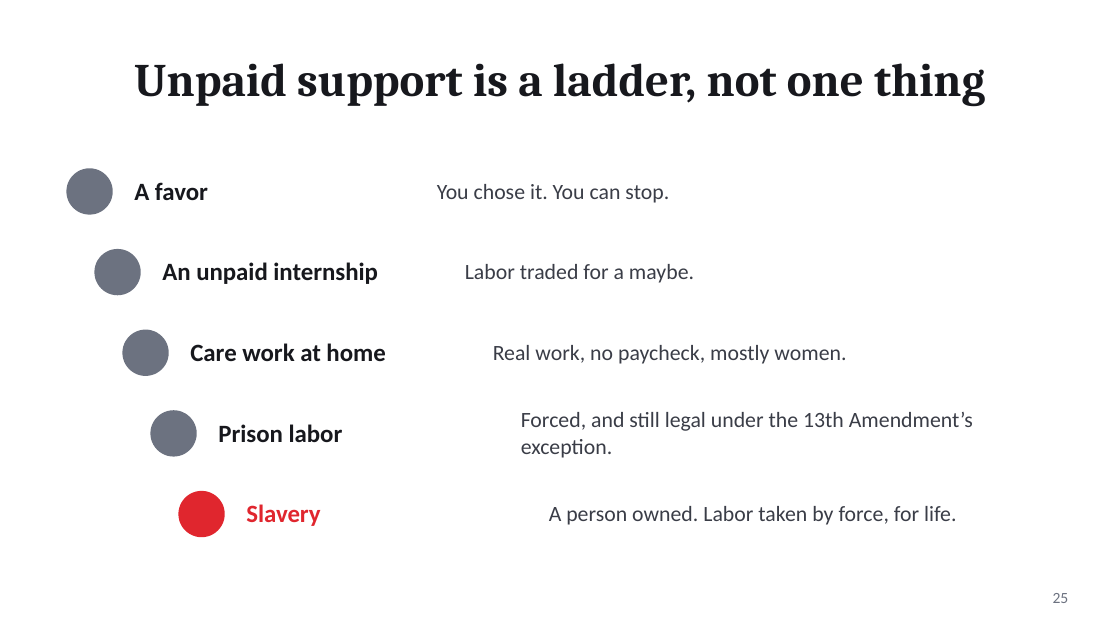
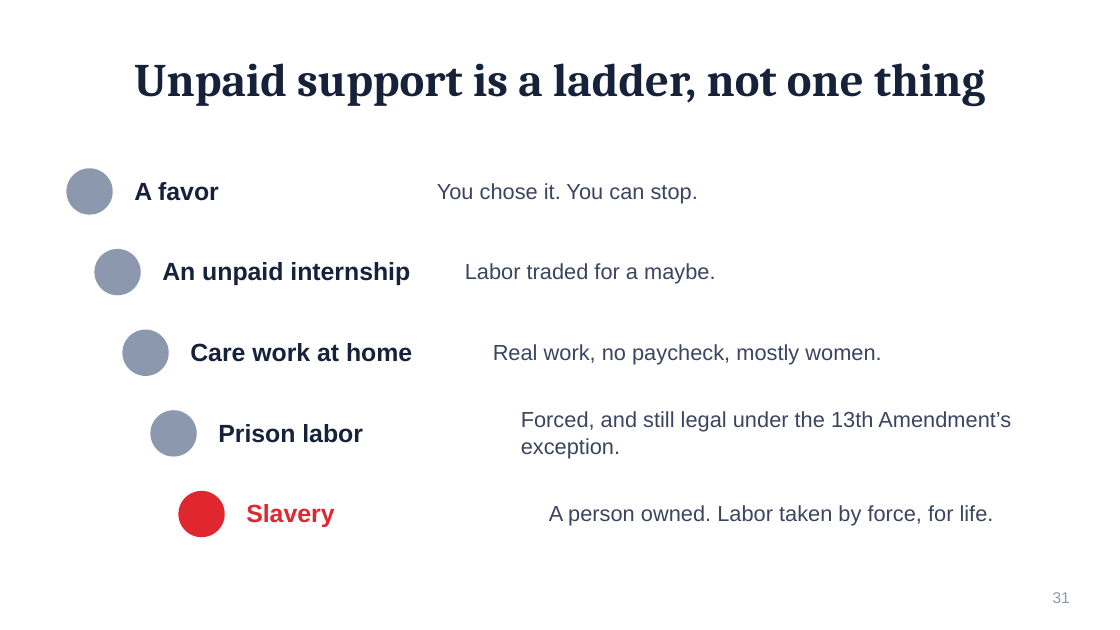
Before and after one commit to asaaab/asaaab.com, a slide deck: slide 31 of whimzmaxx/decks/The-Diary.pptx (slide 25 before the commit). Drawn at 1120x630 pixels with LibreOffice and Linux fonts; fonts in the diff are those of the drawing. Boxes give left, top, right and bottom in pixels: in the first picture for what was removed or moved away, otherwise in the second. Text is boxed around its words. In the diff, an @@ line names an element or a change of style, - is before the commit and + after.

```diff
--- a/whimzmaxx/decks/The-Diary.pptx
+++ b/whimzmaxx/decks/The-Diary.pptx
@@ title "Unpaid support is a ladder, ..." at (134, 63, 985, 107): text colour #17181D to #16213A @@
@@ fill #6C7280 to #8C98AE; outline #6C7280 1 pt to #8C98AE 1 pt in 4 elements at (67, 169, 112, 214), (95, 250, 140, 295), (123, 330, 168, 375), (151, 411, 196, 456) @@
@@ font Calibri to Arial, text colour #17181D to #16213A in 4 elements at (134, 182, 219, 201), (162, 262, 410, 285), (190, 343, 412, 362), (218, 424, 363, 443) @@
@@ text "Slavery" at (246, 504, 334, 527): font Calibri to Arial @@
@@ font Calibri to Arial, text colour #3A3D47 to #3B4560 in 5 elements at (437, 183, 698, 203), (465, 263, 715, 284), (493, 344, 881, 365), (521, 411, 1011, 458), (549, 505, 994, 526) @@
@@ page number at (1053, 592, 1070, 603): text changed; font Calibri to Arial; text colour #6C7280 to #8C98AE @@
-25
+31
```
Also in this commit, not shown: 28 other slides changed, 6 slides added, 2 other files.
